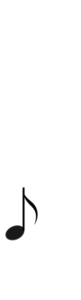
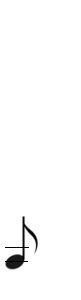
Two versions of the same layered image (81px x 300px). Layer-by-layer changes:
hid "mi1.png" over 5, 186, 38, 241
showed "la1.png", painted on it over 5, 215, 38, 270
